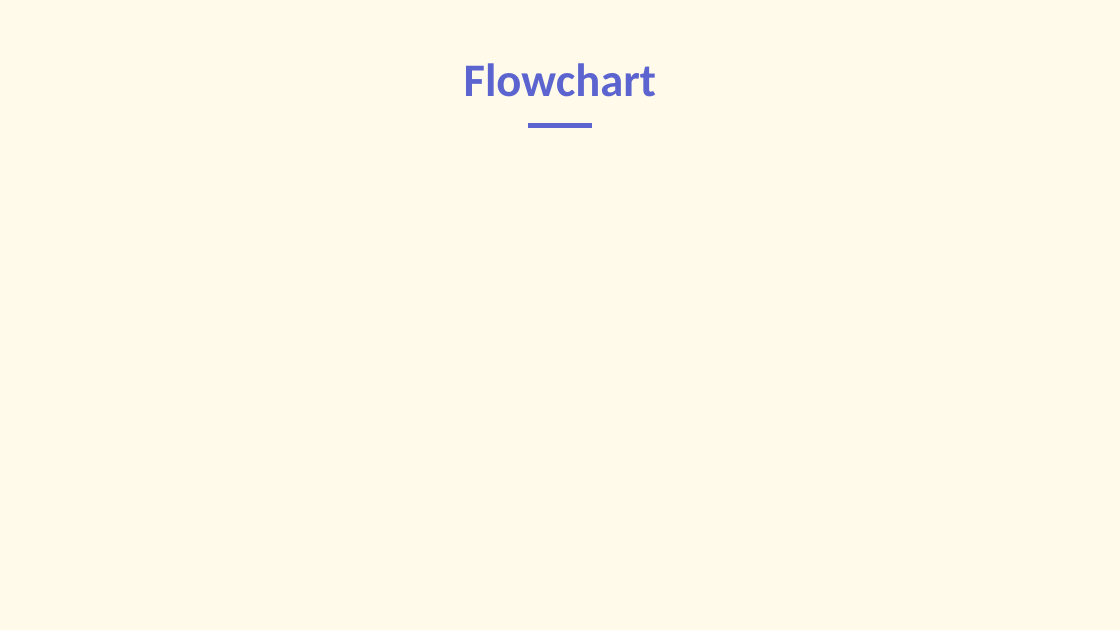
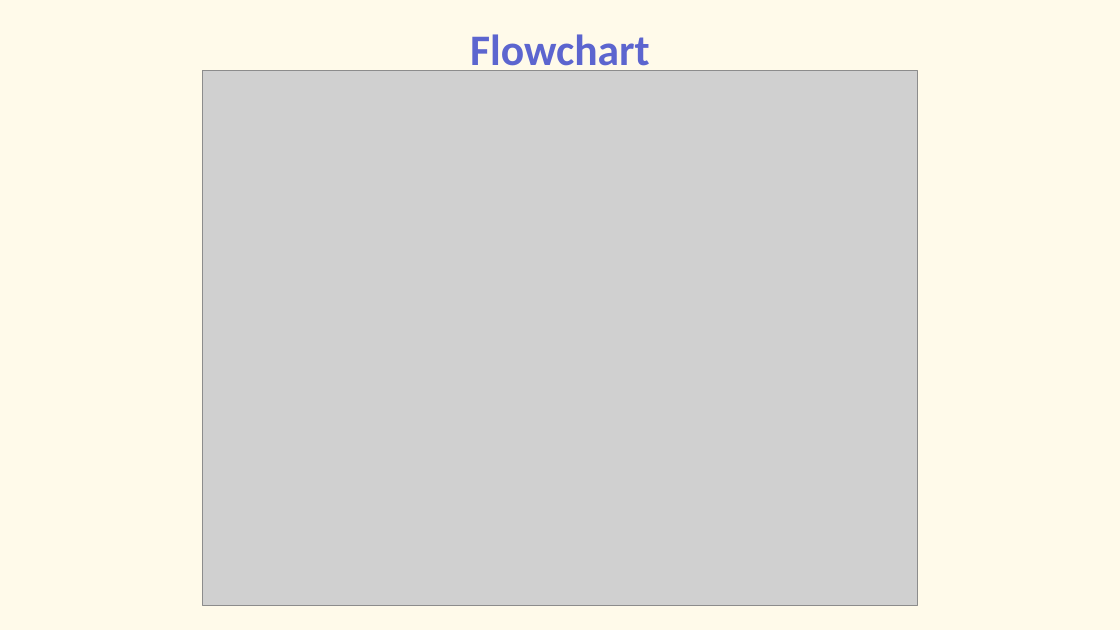
Before and after one commit to rainzoneg/Restoran-Virtual-Mesin, a slide deck: slide 4 of Restaurant Virtual Machine1.pptx. Drawn at 1120x630 pixels with LibreOffice and Linux fonts; fonts in the diff are those of the drawing; grey boxes stand for pictures. Boxes give left, top, right and bottom in pixels: in the first picture for what was removed or moved away, otherwise in the second. Text is boxed around its words. In the diff, an @@ line names an element or a change of style, - is before the commit and + after.

```diff
--- a/Restaurant Virtual Machine1.pptx
+++ b/Restaurant Virtual Machine1.pptx
@@ title "Flowchart" at bbox=[470, 34, 649, 76]: size 30 to 28 pt @@
@@ picture added at bbox=[203, 71, 917, 605] @@
@@ line removed from (528, 125) to (592, 125) @@
```
Also in this commit, not shown: 5 other slides changed, 5 other files.
